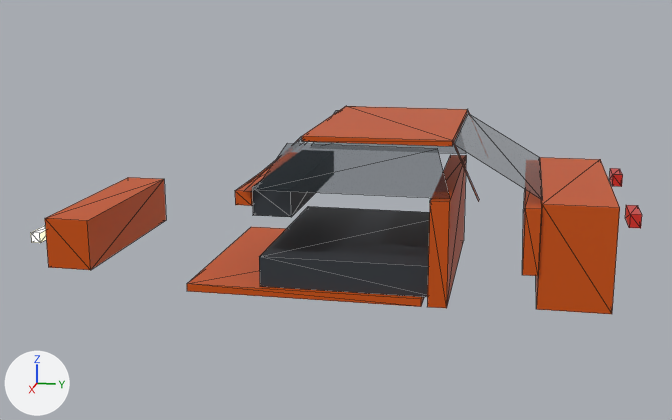
The glTF model assets/cars/brute_500/body.glb: old version first, new version second.
Before and after are seen from a camera (50 mm lens) standing at (7.46, 1.52, 2.48) and looking at (0.03, 0.04, 0.63). Lighting does not change. The marker at lower left points along +X, +Y and +Z. The first picture is the older version. Mesh edges are drawn as thin lines. Where no turn or scale is listed for an object, it has been applied to the vertices. Vertices at exactly the same position are counted once.

Objects in the first picture: 'body_shell', 'dashboard', 'glass_rear', 'glass_side_left', 'glass_side_right' and 4 more.
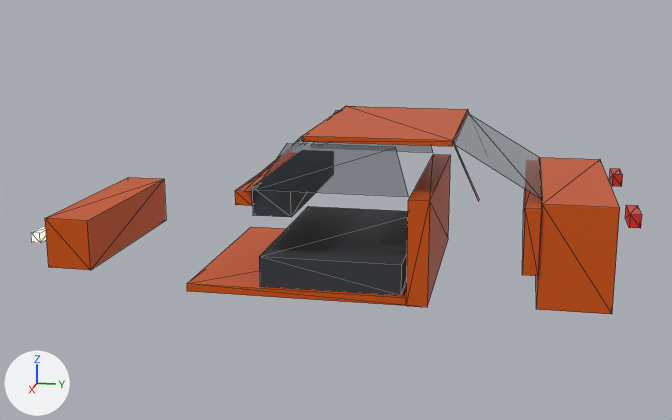
Boxes [x1, y1, x2, y2] around the edits, measured in the pictures (672 x 420 px; the box of a moved part takes in the faces that stretch with it):
```json
{"object": "glass_side_left", "change": "reshaped", "before": [256, 143, 450, 199], "after": [256, 143, 409, 197], "on screen": "21% narrower"}
{"object": "glass_side_right", "change": "reshaped", "before": [313, 111, 466, 154], "after": [313, 111, 433, 153], "on screen": "21% narrower"}
{"part": 1, "of": "me_body_shell", "change": "moved or reshaped", "before": [259, 206, 430, 297], "after": [259, 206, 408, 296]}
{"part": 2, "of": "me_body_shell", "change": "moved or reshaped", "before": [427, 205, 447, 308], "on screen": "not visible afterwards"}
{"part": 3, "of": "me_body_shell", "change": "moved or reshaped", "before": [430, 155, 466, 307], "after": [406, 154, 451, 307]}
```

Scene script edits in JSON lines:
```json
{"block": "me_body_shell", "where": "me_body_shell.from_pydata(...)  # 80 vertices, 104 faces; spans x -0.94..0.94, y -2.18..2.22, z 0.13..1.38"}
{"block": "me_body_shell", "where": "# used by ob_body_shell; location = (0.0, 0.0, 0.0)"}
{"block": "me_body_shell", "change": "me_body_shell part 1: all 6 vertices in x -0.94..0.94, y 1.0..1.05, z 0.15..0.43 are moved by (0.0, -0.3, 0.0)"}
{"block": "me_body_shell", "change": "me_body_shell part 2: all 2 vertices in x -0.94..0.94, y 0.91, z 0.95 are moved by (0.0, -0.16, 0.0)"}
{"block": "me_body_shell", "change": "me_body_shell part 3: all 2 vertices in x -0.94..0.94, y 1.05, z 0.95 are moved by (0.0, -0.14, 0.0)"}
{"block": "me_glass_side_left", "where": "# used by ob_glass_side_left; location = (0.0, 0.0, 0.0)"}
{"op": "remove", "block": "me_glass_side_left", "code": "me_glass_side_left.from_pydata(...)  # 4 vertices, 2 faces; spans x 0.91, y -0.4..1.05, z 0.97..1.33"}
{"op": "add", "block": "me_glass_side_left", "code": "me_glass_side_left.from_pydata(...)  # 4 vertices, 2 faces; spans x 0.91, y -0.4..0.75, z 0.97..1.33"}
{"block": "me_glass_side_left", "change": "me_glass_side_left part 4"}
{"op": "set", "path": "me_glass_side_left.vertices[1].co", "old": "(0.91, 1.05, 0.97)", "new": "(0.91, 0.75, 0.97)", "note": "pixel (450, 198) -> pixel (408, 196)"}
{"op": "set", "path": "me_glass_side_left.vertices[2].co", "old": "(0.91, 0.95, 1.33)", "new": "(0.91, 0.65, 1.33)", "note": "pixel (437, 148) -> pixel (395, 147)"}
{"block": "me_glass_side_right", "where": "# used by ob_glass_side_right; location = (0.0, 0.0, 0.0)"}
{"op": "remove", "block": "me_glass_side_right", "code": "me_glass_side_right.from_pydata(...)  # 4 vertices, 2 faces; spans x -0.91, y -0.4..1.05, z 0.97..1.33"}
{"op": "add", "block": "me_glass_side_right", "code": "me_glass_side_right.from_pydata(...)  # 4 vertices, 2 faces; spans x -0.91, y -0.4..0.75, z 0.97..1.33"}
{"block": "me_glass_side_right", "change": "me_glass_side_right part 5"}
{"op": "set", "path": "me_glass_side_right.vertices[1].co", "old": "(-0.91, 1.05, 0.97)", "new": "(-0.91, 0.75, 0.97)", "note": "pixel (466, 153) -> pixel (433, 152)"}
{"op": "set", "path": "me_glass_side_right.vertices[2].co", "old": "(-0.91, 0.95, 1.33)", "new": "(-0.91, 0.65, 1.33)"}
```
